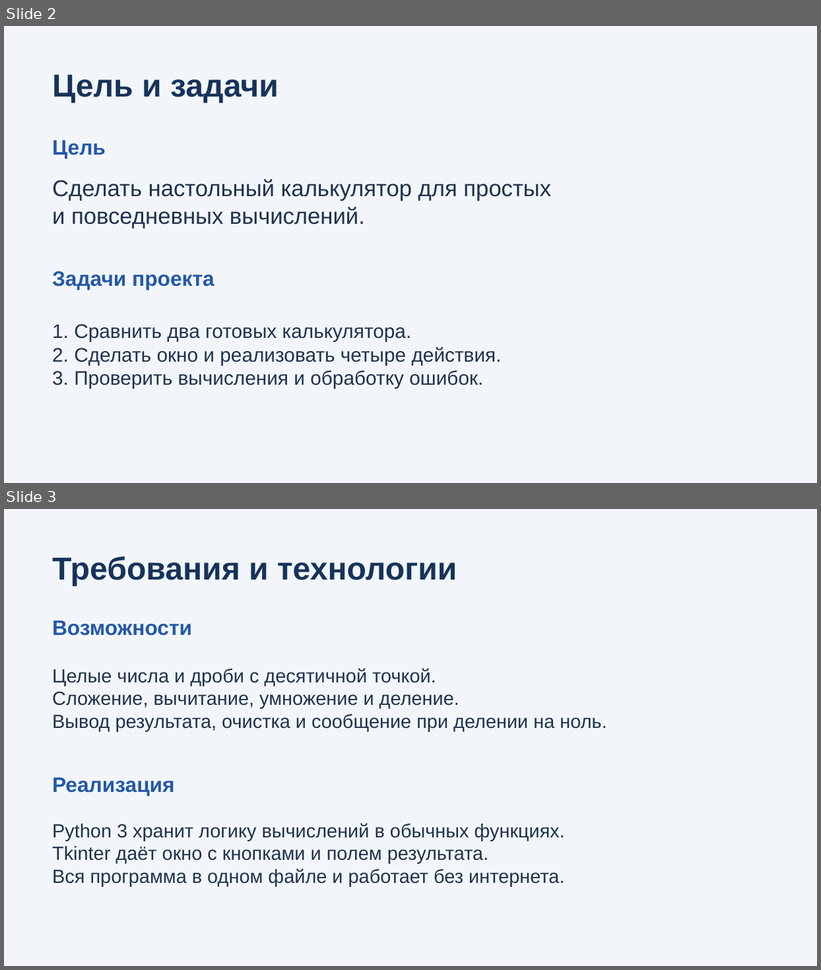
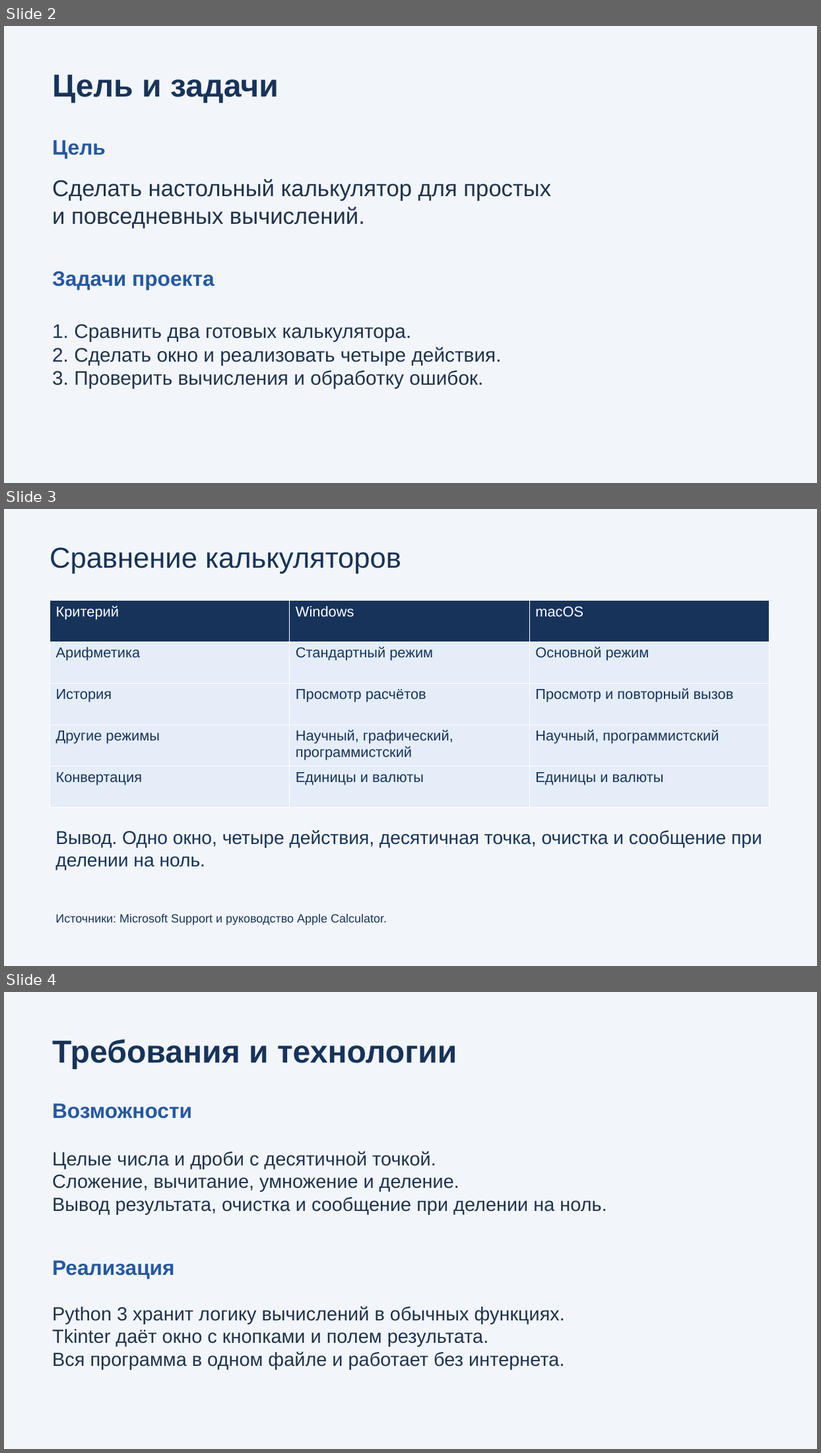
Before and after one commit to ArtikM1106/python-calculator-project, a slide deck: calculator.pptx. Shown one above the other, each under a label of ours: slides 2 and 3 before the commit, slides 2, 3 and 4 after it. The pictures are 821x970 and 821x1453 pixels, drawn with LibreOffice and Linux fonts; fonts in the diff are those of the drawing. Boxes give left, top, right and bottom in pixels: in the first picture for what was removed or moved away, otherwise in the second. Text is boxed around its words. In the diff, an @@ line names an element or a change of style, - is before the commit and + after.

Commit message:
Вернуть один слайд сравнения

```diff
--- a/calculator.pptx
+++ b/calculator.pptx
@@ slide 3 added at [4, 509, 817, 966], background #F2F6FB @@
@@ text added at [50, 547, 401, 574], 34 pt, text #17335A @@
+Сравнение калькуляторов
@@ table added at [50, 601, 769, 808], 5 rows, 3 columns @@
+Критерий | Windows | macOS
+Арифметика | Стандартный режим | Основной режим
+История | Просмотр расчётов | Просмотр и повторный вызов
+Другие режимы | Научный, графический, программистский | Научный, программистский
+Конвертация | Единицы и валюты | Единицы и валюты
@@ text added at [55, 830, 762, 871], 22 pt, text #17335A @@
+Вывод. Одно окно, четыре действия, десятичная точка, очистка и сообщение при делении на ноль.
@@ text added at [55, 914, 387, 925], 14 pt, text #17335A @@
+Источники: Microsoft Support и руководство Apple Calculator.
@@ what was slide 3 is now slide 4 @@
```
